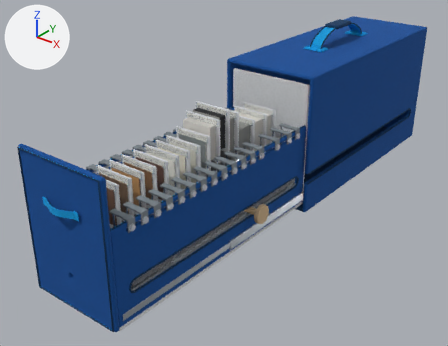
The Blender file belt-volume-4-model.blend, before and after one commit.
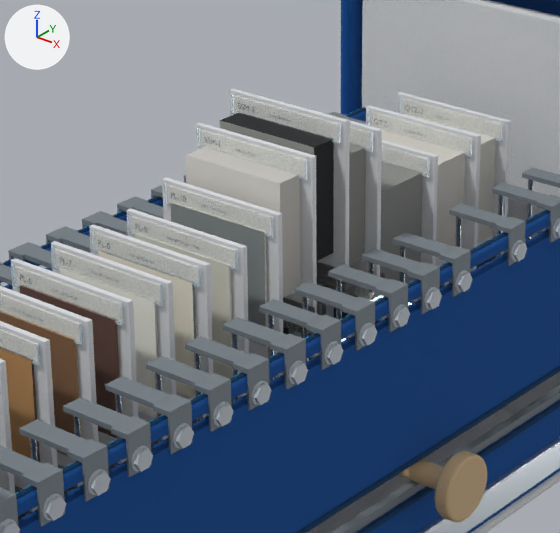
Old and new are each drawn whole from a 50 mm lens placed at (0.412, -0.764, 0.389), pointed at (-0.026, -0.217, 0.05) and again close up on the part from 29% to 65% of the width and 22% to 66% of the height. The axes (+X, +Y, +Z) are drawn at upper left. The lights are the same throughout. The first two pictures are the older version. Both versions are drawn at frame 112 of the action 'Follower_SSM-3Action.001'; the numbers are the values there.

Names of what the first close-up shows: 'Acrylic_carrier_SSM-1', 'Acrylic_carrier_SSM-2', 'Drawer_back', 'Drawer_bottom', 'Drawer_side.001', 'Exterior_thumb_pull', 'Sample_PL-10', 'Sample_SSM-1', 'Sample_SSM-2', 'Sample_SSM-3', 'Sample_SSM-4', 'Slide_Intermediate.001' and 162 more.
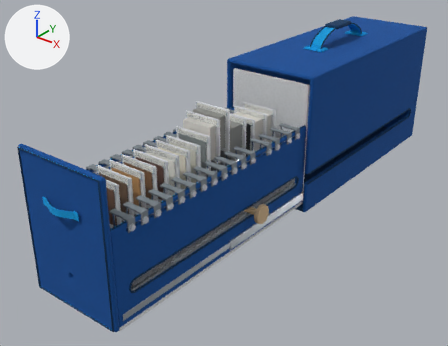
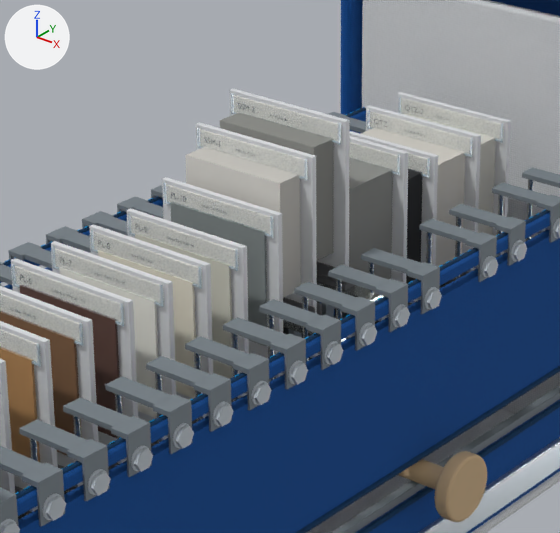
ob_follower_ssm_3 is not drawn itself; it is the parent of ob_carrier_ssm_3, ob_tether_reel_ssm_3, ob_tether_guide_ssm_3, ob_roller_ssm_3, ob_roller_axle_ssm_3, ob_roller_fork_ssm_3, ob_roller_fork_ssm_3_001, ob_crosshead_ssm_3.
ob_adjustable_socket_ssm_3 is not drawn itself; it is the parent of ob_side_bolt_ssm_3, ob_side_bolt_ssm_3_001, ob_guide_pin_ssm_3, ob_guide_pin_ssm_3_001, ob_clip_bracket_ssm_3, ob_hanger_crown_ssm_3, ob_hanger_plate_ssm_3, ob_side_washer_ssm_3.

What the commit changed:
Material 'SSM-2 cut edge' (mat_ssm_2_cut_edge) changes colour from black #1f2225 to grey #898a85; in linear values from (0.0139, 0.0159, 0.0181) to (0.249, 0.253, 0.235).
Material 'SSM-4 cut edge' (mat_ssm_4_cut_edge) changes colour from grey #8a8b88 to black #1f2225; in linear values from (0.253, 0.26, 0.246) to (0.0139, 0.0159, 0.0181).
me_cube_090 is used by ob_sample_ssm_4; parent ob_carrier_ssm_4; location (0.0, 0.00127, 0.0141).
me_cube_090 had 8 vertices, 6 faces and spanned x -0.0191..0.0191, y -0.0191..0.0191, z -0.0127..0.0127.
me_cube_090 now has 8 vertices, 6 faces and spans x -0.0191..0.0191, y -0.0191..0.0191, z -0.0048..0.0048.
me_cube_090 part 1: the whole mesh is scaled about its middle by (1, 1, 0.375).
Object 'Follower_SSM-3' (ob_follower_ssm_3) moves from (0.0, 0.0613, 0.0179) to (0.0, 0.0756, 0.00597).
Object 'Adjustable_socket_SSM-3' (ob_adjustable_socket_ssm_3) moves from (0.0, 0.0613, 0.0) to (0.0, 0.0756, 0.0).
Object 'Sample_SSM-3' (ob_sample_ssm_3) moves from (0.0, 0.00127, 0.00616) to (0.0, 0.00127, 0.0141).
Object 'Sample_SSM-4' (ob_sample_ssm_4) moves from (0.0, 0.00127, 0.0141) to (0.0, 0.00127, 0.00616).

Location of each change, [x1, y1, x2, y2] in pixels of the close-ups (560 x 533 px):
'Sample_SSM-3', moved: before [349, 144, 366, 266]; after [349, 158, 393, 280]
'Sample_SSM-2', recoloured (black to grey): [220, 113, 334, 261] in both
'Acrylic_carrier_SSM-3', moved: before [317, 111, 382, 277]; after [350, 136, 408, 283]
'Sample_SSM-4', recoloured, moved, rescaled (grey to black): before [380, 162, 422, 284]; after [406, 170, 422, 284]
'Clip_bracket_SSM-3.001', moved: before [393, 232, 452, 257]; after [419, 219, 478, 243]
'Clear_film_Name_tag_SSM-3', moved: before [350, 127, 372, 152]; after [349, 142, 399, 175]
'Hanger_crown_SSM-3.001', moved: before [439, 246, 471, 264]; after [465, 232, 497, 250]
'Hanger_plate_SSM-3.001', moved: before [452, 255, 471, 297]; after [478, 241, 497, 282]
'Hex_bolt_head_SSM-3.001', moved: before [458, 272, 472, 292]; after [484, 257, 498, 278]
'Guide_pin_SSM-3.001', moved: before [399, 246, 405, 283]; after [426, 232, 432, 264]
'Side_washer_SSM-3.001', moved: before [455, 270, 468, 292]; after [482, 256, 493, 277]
'Sleeve_side_Name_tag_SSM-3.001', moved: before [370, 132, 373, 153]; after [397, 155, 400, 175]
'Reel_mount_SSM-3', moved (not visible afterwards): before [320, 302, 349, 318]
'Captive_hex_nut_SSM-3.001', moved (mostly hidden): before [441, 282, 450, 287]; after [467, 267, 476, 272]
'Reel_body_SSM-3', moved (not visible before): after [342, 312, 345, 318]
